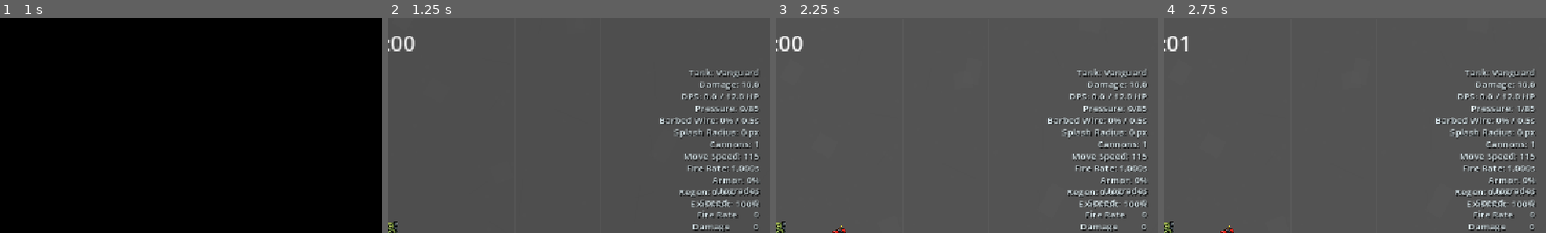
Above: before the commit, frames 1-4 (left to right).
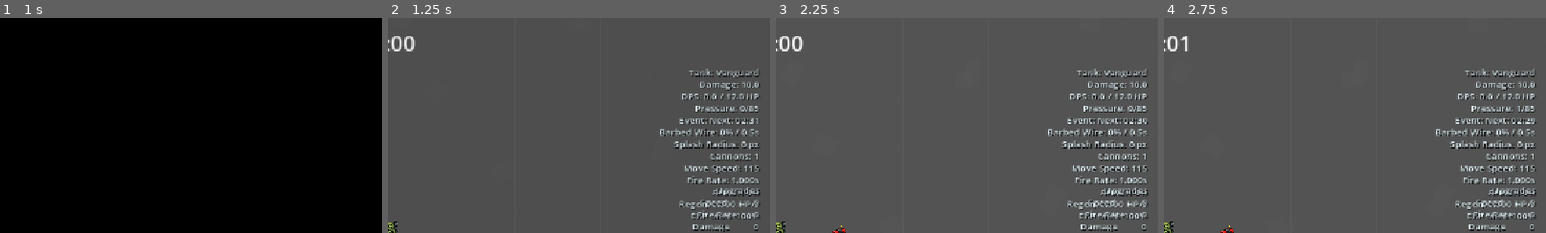
Above: after the commit, the same moments.

Repository: satoshimatos/autonomous-survivor
Game: Godot game, scene res://scenes/core/main_menu.tscn
The game is run twice, just before and just after one commit, with the same random seed, the same clock (stepped at 60 frames per second) and the same inputs.
Inputs:
- Up to frame 1 (1 s): click "Play" at 0.5 s
- Up to frame 2 (1.25 s): no input
- Up to frame 3 (2.25 s): hold W (move_up) 1.28-2 s; click "SPAWN DYNAMITE" at 2 s
- Up to frame 4 (2.75 s): no input
The pictures show only the part of the screen within x 50-100%, y 0-50%; the shares and areas given below are measured in that part.

Frame 1 is identical in both runs. In frame 2, 3.5% of the frame differs, in the area x 71-98%, y 46-94%; in frame 3, 3.6%; in frame 4, 3.6%.

Commit message:
Add seeded mid-run events

Diff:
--- a/scripts/core/main.gd
+++ b/scripts/core/main.gd
@@ -53,6 +53,10 @@
 var supply_box_spawn_chance: float = 0.05
 var wrench_drop_chance: float = 0.05
 var dynamite_drop_chance: float = 0.001
+var run_event_schedule: Array[Dictionary] = []
+var next_run_event_index: int = 0
+var active_run_events: Array[Dictionary] = []
+var completed_run_event_names: Array[String] = []
 
 const ENEMY = preload("uid://kxdifr4760x4")
 const BROWN_ENEMY = preload("res://scenes/enemies/brown_enemy.tscn")
@@ -111,6 +115,13 @@
 	{"id": "rich", "name": "Rich", "unlock_seconds": 210.0, "weight": 18.0, "health_multiplier": 1.2, "exp_drop_multiplier": 2.4, "exp_drop_min_tier_bonus": 1, "color": Color(0.46, 1.0, 0.35, 1.0)},
 	{"id": "volatile", "name": "Volatile", "unlock_seconds": 300.0, "weight": 16.0, "speed_multiplier": 1.18, "health_multiplier": 0.9, "death_effect": "volatile", "death_radius": 92.0, "death_damage": 34.0, "color": Color(1.0, 0.18, 0.08, 1.0)},
 	{"id": "splitting", "name": "Splitting", "unlock_seconds": 420.0, "weight": 14.0, "health_multiplier": 1.35, "death_effect": "split", "split_count": 2, "split_health": 8, "split_speed": 82.0, "color": Color(0.95, 0.36, 1.0, 1.0)},
+]
+
+var run_event_catalog: Array[Dictionary] = [
+	{"id": "crystal_bloom", "name": "Crystal Bloom", "summary": "Richer EXP while enemy damage spikes.", "duration": 48.0, "weight": 28.0, "effects": {"exp_value_multiplier": 1.35, "enemy_damage_multiplier": 1.12}},
+	{"id": "supply_cache", "name": "Supply Cache", "summary": "A cache drops offscreen.", "duration": 0.0, "weight": 24.0, "rewards": {"green_supply": 2, "blue_supply": 1}},
+	{"id": "elite_bounty", "name": "Elite Bounty", "summary": "An elite wave arrives with an upgrade reward.", "duration": 0.0, "weight": 22.0, "risks": {"elite_wave_count": 5}, "rewards": {"upgrade_choices": 1}},
+	{"id": "overrun_gambit", "name": "Overrun Gambit", "summary": "Enemy pressure surges, then grants an ability choice.", "duration": 36.0, "weight": 20.0, "effects": {"spawn_interval_multiplier": 0.72, "enemy_speed_multiplier": 1.1}, "rewards": {"ability_choices": 1}},
 ]
 
 const MAGNET_DURATION: float = 5.0
@@ -263,6 +274,7 @@
 	wrench_drop_chance = clamp(WRENCH_DROP_CHANCE * float(run_config.get_modifier_multiplier("wrench_drop_multiplier")) * float(run_config.get_meta_reward_multiplier("wrench_drop_multiplier")), 0.0, 1.0)
 	dynamite_drop_chance = clamp(DYNAMITE_DROP_CHANCE * float(run_config.get_modifier_multiplier("dynamite_drop_multiplier")) * float(run_config.get_meta_reward_multiplier("dynamite_drop_multiplier")), 0.0, 1.0)
 	spawn_interval *= float(run_config.get_modifier_multiplier("spawn_interval_multiplier"))
+	build_run_event_schedule()
 
 
 func get_run_config() -> Node:
@@ -305,6 +317,7 @@
 	run_time += delta
 	update_player_dps()
 	update_low_health_upgrade_timer(delta)
+	process_run_events(delta)
 	update_run_timer_label()
 	update_upgrade_inventory_label()
 	spawn_timer += delta
@@ -351,7 +364,7 @@
 		boss_spawn_timer -= boss_spawn_interval
 		try_spawn_boss()
 
-	if spawn_timer >= spawn_interval:
+	if spawn_timer >= get_effective_spawn_interval():
 		if can_spawn_regular_enemy():
 			var enemy_config := get_enemy_config_to_spawn()
 			enemy_config = apply_random_elite_affix(enemy_config)
@@ -450,6 +463,153 @@
 		await get_tree().process_frame
 
 
+func build_run_event_schedule() -> void:
+	run_event_schedule.clear()
+	active_run_events.clear()
+	completed_run_event_names.clear()
+	next_run_event_index = 0
+
+	var rng := RandomNumberGenerator.new()
+	rng.seed = hash("%s:run_events" % run_seed_text)
+	var available_events: Array[Dictionary] = run_event_catalog.duplicate(true)
+	var trigger_time := 150.0 + rng.randf_range(-18.0, 18.0)
+	for i in range(mini(4, available_events.size())):
+		var picked_index := pick_weighted_event_index(available_events, rng)
+		var event_config: Dictionary = available_events[picked_index]
+		available_events.remove_at(picked_index)
+		run_event_schedule.append({
+			"trigger_time": trigger_time,
+			"config": event_config,
+		})
+		trigger_time += rng.randf_range(135.0, 175.0)
+
+
+func pick_weighted_event_index(events: Array[Dictionary], rng: RandomNumberGenerator) -> int:
+	var total_weight: float = 0.0
+	for event in events:
+		total_weight += float(event.get("weight", 1.0))
+
+	var roll: float = rng.randf() * max(total_weight, 0.001)
+	for i in range(events.size()):
+		roll -= float(events[i].get("weight", 1.0))
+		if roll <= 0.0:
+			return i
+	return max(events.size() - 1, 0)
+
+
+func process_run_events(delta: float) -> void:
+	update_active_run_events(delta)
+	while next_run_event_index < run_event_schedule.size():
+		var scheduled_event: Dictionary = run_event_schedule[next_run_event_index]
+		if run_time < float(scheduled_event.trigger_time):
+			break
+		next_run_event_index += 1
+		start_run_event(scheduled_event.config as Dictionary)
+
+
+func update_active_run_events(delta: float) -> void:
+	for i in range(active_run_events.size() - 1, -1, -1):
+		var event: Dictionary = active_run_events[i]
+		event["remaining"] = float(event.get("remaining", 0.0)) - delta
+		active_run_events[i] = event
+		if float(event.remaining) <= 0.0:
+			active_run_events.remove_at(i)
+
+
+func start_run_event(event_config: Dictionary) -> void:
+	completed_run_event_names.append(String(event_config.name))
+	if completed_run_event_names.size() > 6:
+		completed_run_event_names.pop_front()
+
+	var duration := float(event_config.get("duration", 0.0))
+	if duration > 0.0:
+		active_run_events.append({
+			"config": event_config,
+			"remaining": duration,
+		})
+
+	apply_run_event_risks(event_config)
+	apply_run_event_rewards(event_config)
+	spawn_run_event_burst()
+
+
+func apply_run_event_risks(event_config: Dictionary) -> void:
+	var risks: Dictionary = event_config.get("risks", {}) as Dictionary
+	if risks.has("elite_wave_count"):
+		spawn_event_elite_wave(int(risks.elite_wave_count))
+
+
+func apply_run_event_rewards(event_config: Dictionary) -> void:
+	var rewards: Dictionary = event_config.get("rewards", {}) as Dictionary
+	for i in range(int(rewards.get("green_supply", 0))):
+		spawn_supply_box_at_position(SUPPLY_BOX_GREEN, get_offscreen_arena_spawn_point())
+	for i in range(int(rewards.get("blue_supply", 0))):
+		spawn_supply_box_at_position(SUPPLY_BOX_BLUE, get_offscreen_arena_spawn_point())
+	for i in range(int(rewards.get("upgrade_choices", 0))):
+		player.request_supply_upgrade_selection()
+	for i in range(int(rewards.get("ability_choices", 0))):
+		player.request_supply_ability_selection()
+
+
+func spawn_event_elite_wave(wave_count: int) -> void:
+	for i in range(wave_count):
+		if not has_enemy_pressure_room(0):
+			spawn_skips_from_pressure += 1
+			return
+		var enemy_config := get_enemy_config_to_spawn()
+		enemy_config = apply_guaranteed_elite_affix(enemy_config)
+		var enemy = spawn_enemy(enemy_config.scene, _on_enemy_defeated, enemy_config)
+		if enemy is Node2D:
+			enemy.global_position = get_spawn_point()
+
+
+func apply_guaranteed_elite_affix(enemy_config: Dictionary) -> Dictionary:
+	var affix := get_affix_config_to_apply()
+	if affix.is_empty():
+		return enemy_config
+	return apply_affix_to_enemy_config(enemy_config, affix)
+
+
+func get_effective_spawn_interval() -> float:
+	return max(spawn_interval * get_active_run_event_multiplier("spawn_interval_multiplier"), 0.15)
+
+
+func get_active_run_event_multiplier(effect_key: String, default_value: float = 1.0) -> float:
+	var multiplier := default_value
+	for event in active_run_events:
+		var config: Dictionary = event.config as Dictionary
+		var effects: Dictionary = config.get("effects", {}) as Dictionary
+		multiplier *= float(effects.get(effect_key, 1.0))
+	return multiplier
+
+
+func get_run_event_status_text() -> String:
+	if not active_run_events.is_empty():
+		var active_names: Array[String] = []
+		for event in active_run_events:
+			var config: Dictionary = event.config as Dictionary
+			active_names.append("%s %.0fs" % [String(config.name), float(event.remaining)])
+		return ", ".join(active_names)
+	if next_run_event_index < run_event_schedule.size():
+		var next_event: Dictionary = run_event_schedule[next_run_event_index]
+		return "Next: %s" % get_formatted_seconds(max(float(next_event.trigger_time) - run_time, 0.0))
+	if completed_run_event_names.is_empty():
+		return "None"
+	return "Recent: %s" % completed_run_event_names.back()
+
+
+func get_run_event_summary_text() -> String:
+	if completed_run_event_names.is_empty():
+		return "None"
+	return ", ".join(completed_run_event_names)
+
+
+func spawn_run_event_burst() -> void:
+	if player == null:
+		return
+	spawn_particle_burst(self, player.global_position, 48, Color(0.35, 0.9, 1.0, 1.0), 280.0, 0.35, Vector2(4.0, 8.0), true)
+
+
 func spawn_enemy(enemy_scene: PackedScene, defeated_callback: Callable, variant_config: Dictionary = {}) -> Node:
 	var enemy = enemy_scene.instantiate()
 	if not variant_config.is_empty() and enemy.has_method("configure_variant"):
@@ -458,7 +618,7 @@
 	add_child(enemy)
 	enemy.global_position = get_boss_spawn_point() if enemy.is_in_group("Boss") else get_spawn_point()
 	if enemy.has_method("set_global_speed_scale"):
-		enemy.set_global_speed_scale(enemy_speed_scale)
+		enemy.set_global_speed_scale(enemy_speed_scale * get_active_run_event_multiplier("enemy_speed_multiplier"))
 	if enemy.has_method("apply_health_bonus"):
 		enemy.apply_health_bonus(enemy_health_bonus_total)
 	return enemy
@@ -708,7 +868,7 @@
 
 
 func get_scaled_enemy_contact_damage(base_damage: int) -> int:
-	return maxi(1, int(round(float(base_damage) * enemy_damage_multiplier)))
+	return maxi(1, int(round(float(base_damage) * enemy_damage_multiplier * get_active_run_event_multiplier("enemy_damage_multiplier"))))
 
 
 func get_spawn_point() -> Vector2:
@@ -777,6 +937,10 @@
 	if affix.is_empty():
 		return enemy_config
 
+	return apply_affix_to_enemy_config(enemy_config, affix)
+
+
+func apply_affix_to_enemy_config(enemy_config: Dictionary, affix: Dictionary) -> Dictionary:
 	var modified_config := enemy_config.duplicate(true)
 	modified_config["elite_affix"] = String(affix.id)
 	modified_config["elite_name"] = String(affix.name)
@@ -1014,7 +1178,7 @@
 	var exp_orb = EXP_ORB.instantiate()
 	add_child(exp_orb)
 	exp_orb.global_position = enemy_position
-	exp_orb.configure(int(ceil(float(orb_data.value) * exp_value_multiplier)), orb_data.radius, orb_data.texture, orb_data.get("visual_scale", 1.0))
+	exp_orb.configure(int(ceil(float(orb_data.value) * exp_value_multiplier * get_active_run_event_multiplier("exp_value_multiplier"))), orb_data.radius, orb_data.texture, orb_data.get("visual_scale", 1.0))
 
 	if magnet_effect_timer > 0.0:
 		exp_orb.set_magnet_active(true, player)
@@ -1287,10 +1451,13 @@
 		return
 
 	var spawn_position := get_offscreen_arena_spawn_point()
+	var supply_box_scene := SUPPLY_BOX_BLUE if randf() < BLUE_SUPPLY_BOX_CHANCE else SUPPLY_BOX_GREEN
+	spawn_supply_box_at_position(supply_box_scene, spawn_position)
+
+
+func spawn_supply_box_at_position(supply_box_scene: PackedScene, spawn_position: Vector2) -> void:
 	if spawn_position == Vector2.INF:
 		return
-
-	var supply_box_scene := SUPPLY_BOX_BLUE if randf() < BLUE_SUPPLY_BOX_CHANCE else SUPPLY_BOX_GREEN
 	var supply_box = supply_box_scene.instantiate()
 	add_child(supply_box)
 	supply_box.global_position = spawn_position
@@ -1351,13 +1518,14 @@
 
 	var exp_multiplier_percent := int(round((1.0 + float(player.exp_bonus_level) * 0.25) * 100.0))
 	var armor_percent := int(round(player.get_armor_damage_reduction() * 100.0)) if player.has_method("get_armor_damage_reduction") else 0
-	stats_label.text = "Tank: %s\nDamage: %.1f\nDPS: %.1f / %.1f HP\nPressure: %s/%s\nBarbed Wire: %.0f%% / 0.5s\nSplash Radius: %.0f px\nCannons: %s\nMove Speed: %.0f\nFire Rate: %.3fs\nArmor: %s%%\nRegen: %.3f HP/s\nEXP Mult: %s%%" % [
+	stats_label.text = "Tank: %s\nDamage: %.1f\nDPS: %.1f / %.1f HP\nPressure: %s/%s\nEvent: %s\nBarbed Wire: %.0f%% / 0.5s\nSplash Radius: %.0f px\nCannons: %s\nMove Speed: %.0f\nFire Rate: %.3fs\nArmor: %s%%\nRegen: %.3f HP/s\nEXP Mult: %s%%" % [
 		player.selected_tank_name,
 		player.attack_damage,
 		player_dps,
 		get_average_spawn_enemy_hp(),
 		get_active_enemy_count(),
 		get_active_enemy_cap(),
+		get_run_event_status_text(),
 		float(player.barbed_wire_level) * 33.0,
 		player.get_splash_radius(),
 		1 + player.cannon_level,
@@ -1374,6 +1542,7 @@
 		"Tank: %s  Level: %s" % [player.selected_tank_name, player.level],
 		"Time: %s  Seed: %s" % [get_formatted_run_time(), run_seed_text],
 		"Modifiers: %s" % run_modifier_summary,
+		"Events: %s" % get_run_event_summary_text(),
 		"Kills: %s  Elites: %s  Bosses: %s" % [enemies_defeated, elites_defeated, bosses_defeated],
 		"Damage Dealt: %s  Taken: %s  DPS: %.1f" % [total_damage_dealt, total_damage_taken, player_dps],
 		"Pressure: %s/%s  Skipped Spawns: %s" % [get_active_enemy_count(), get_active_enemy_cap(), spawn_skips_from_pressure],
@@ -1516,9 +1685,14 @@
 
 func get_formatted_run_time() -> String:
 	var total_seconds: int = int(floor(run_time))
+	return get_formatted_seconds(float(total_seconds))
+
+
+func get_formatted_seconds(duration_seconds: float) -> String:
+	var total_seconds: int = int(floor(duration_seconds))
 	var minutes: int = int(float(total_seconds) / 60.0)
-	var seconds: int = total_seconds % 60
-	return "%02d:%02d" % [minutes, seconds]
+	var seconds_remainder: int = total_seconds % 60
+	return "%02d:%02d" % [minutes, seconds_remainder]
 
 
 func _on_restart_button_pressed() -> void:
Not shown, changed: BACKLOG.md
Not shown, changed: README.md
